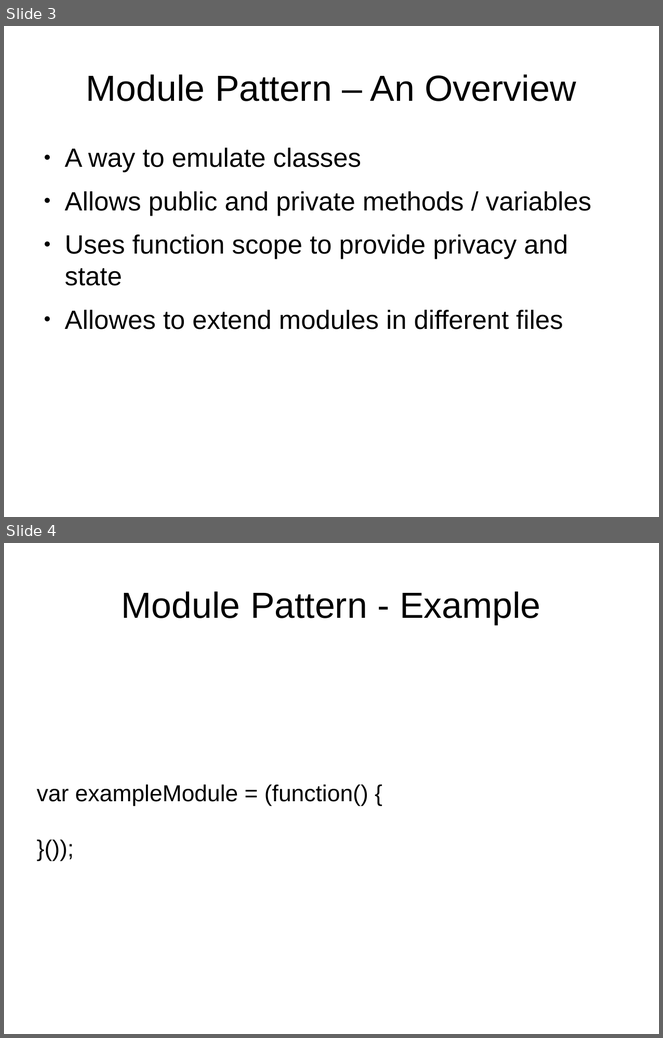
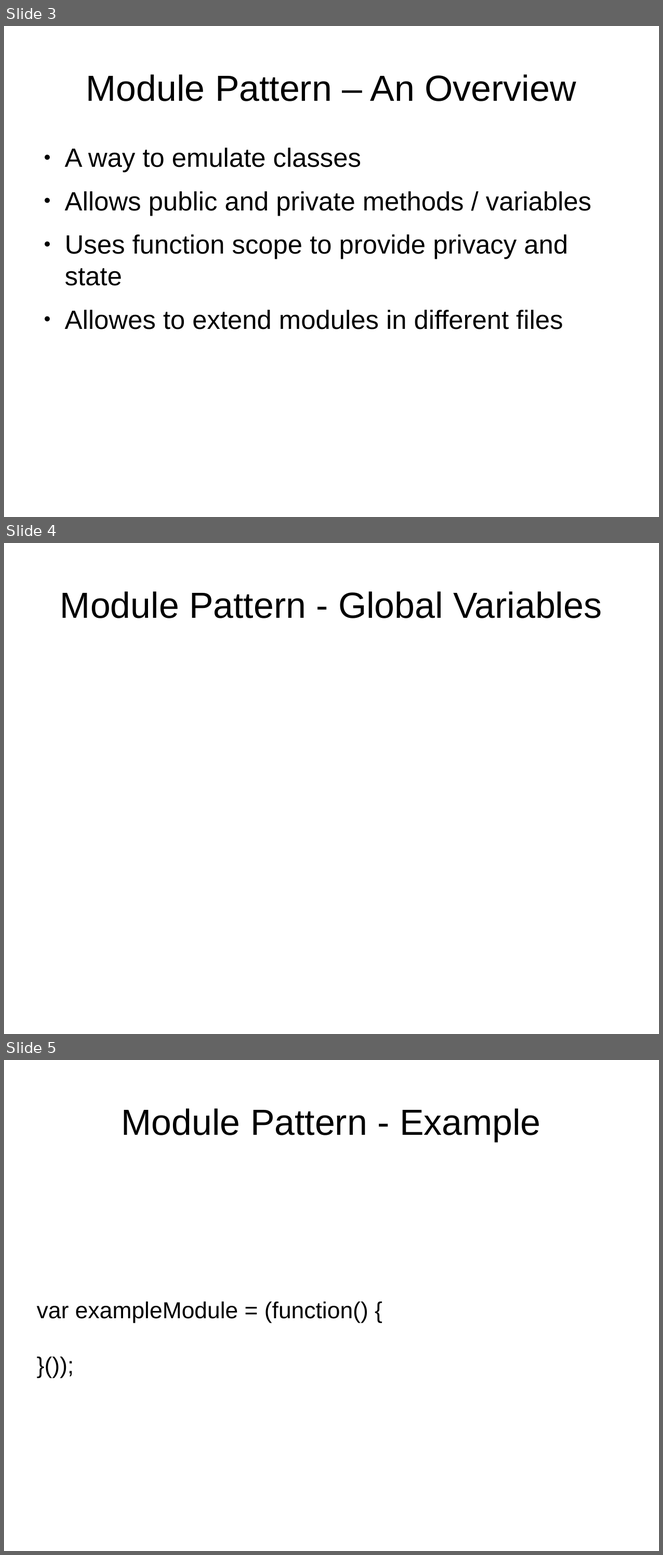
Before and after one commit to sattler/javascript-seminar-2015, a slide deck: presentation/Presentation.odp. Shown one above the other, each under a label of ours: slides 3 and 4 before the commit, slides 3, 4 and 5 after it. The pictures are 663x1038 and 663x1555 pixels, drawn with LibreOffice and Linux fonts; fonts in the diff are those of the drawing. Boxes give left, top, right and bottom in pixels: in the first picture for what was removed or moved away, otherwise in the second. Text is boxed around its words. In the diff, an @@ line names an element or a change of style, - is before the commit and + after.

```diff
--- a/presentation/Presentation.odp
+++ b/presentation/Presentation.odp
@@ slide 4 added at (4, 543, 659, 1034), background #FFFFFF @@
@@ title added at (60, 591, 602, 618), 44 pt, text #000000 @@
+Module Pattern - Global Variables
@@ what was slide 4 is now slide 5 @@
```
